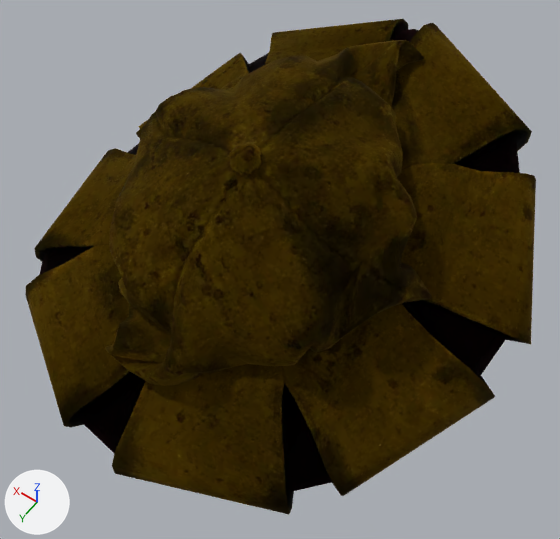
A saved change to the glTF model assets/models/KAPELUSZ_BOGACZA.glb.
Rendered twice from a 50 mm camera at (-0.261, 0.346, 0.515) aimed at (-0.024, 0.013, -0.007). Every picture has the same lights, and +X, +Y and +Z are marked at lower left. Vertices at the same position are counted once.
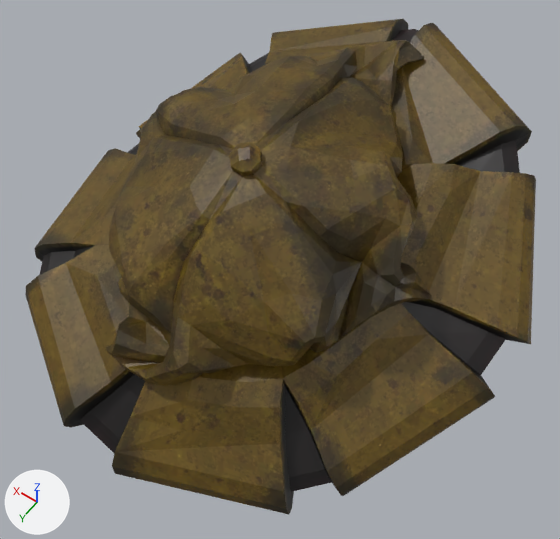
Location of each change, (x1, y1, x2, y2) in pixels of the pictures (560 x 539 px):
'Mesh', surface changed, shading changed: (25, 19, 536, 514) in both
part 1 of me_mesh, shading changed: (36, 23, 471, 486) in both

The change, as a diff of the scene's bpy script:
```diff
--- a/assets/models/KAPELUSZ_BOGACZA.glb.py
+++ b/assets/models/KAPELUSZ_BOGACZA.glb.py
@@ mat_kapelusz_bogacza @@
 mat_kapelusz_bogacza.texture = img_kapelusz_bogacza
-mat_kapelusz_bogacza.metallic = 1.0
-mat_kapelusz_bogacza.roughness = 1.0
@@ me_mesh @@
 me_mesh.from_pydata(...)  # 1042 vertices, 1970 faces; spans x -0.231..0.21, y -0.218..0.212, z -0.113..0.132
 # used by ob_mesh; location = (0.0, 0.0, 0.0)
+# me_mesh part 1: 89 of the faces centred in x -0.198..0.193, y -0.192..0.196, z -0.092..0.126 are now shaded flat
 me_mesh.materials.append(mat_kapelusz_bogacza)
```
